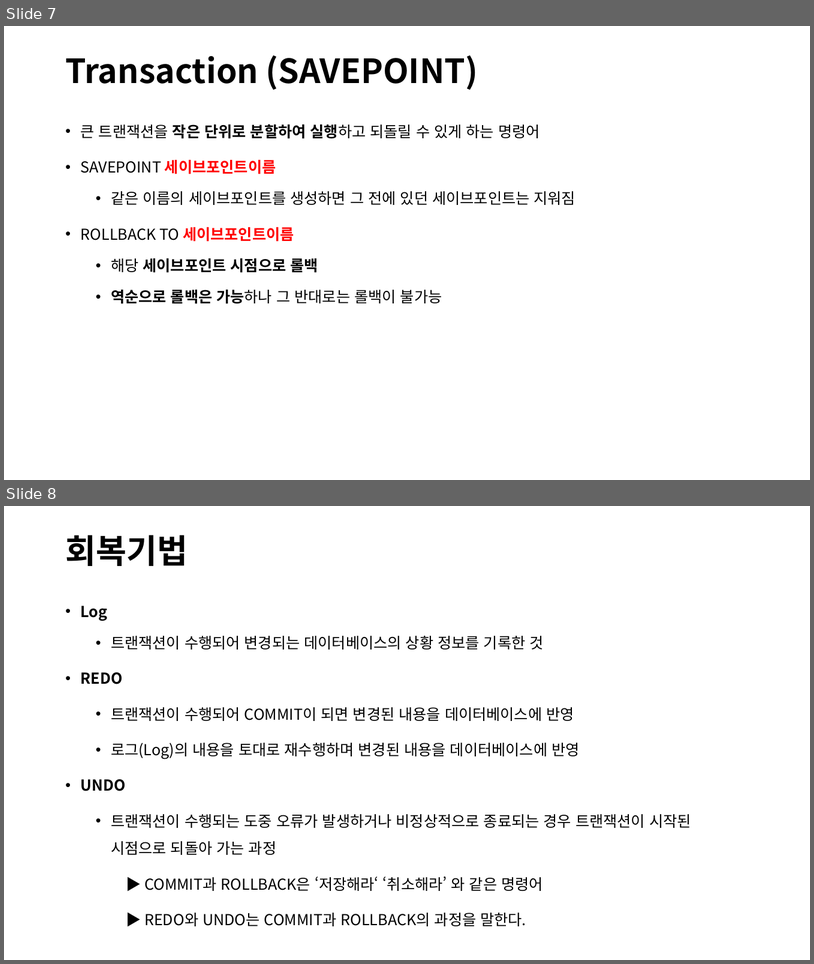
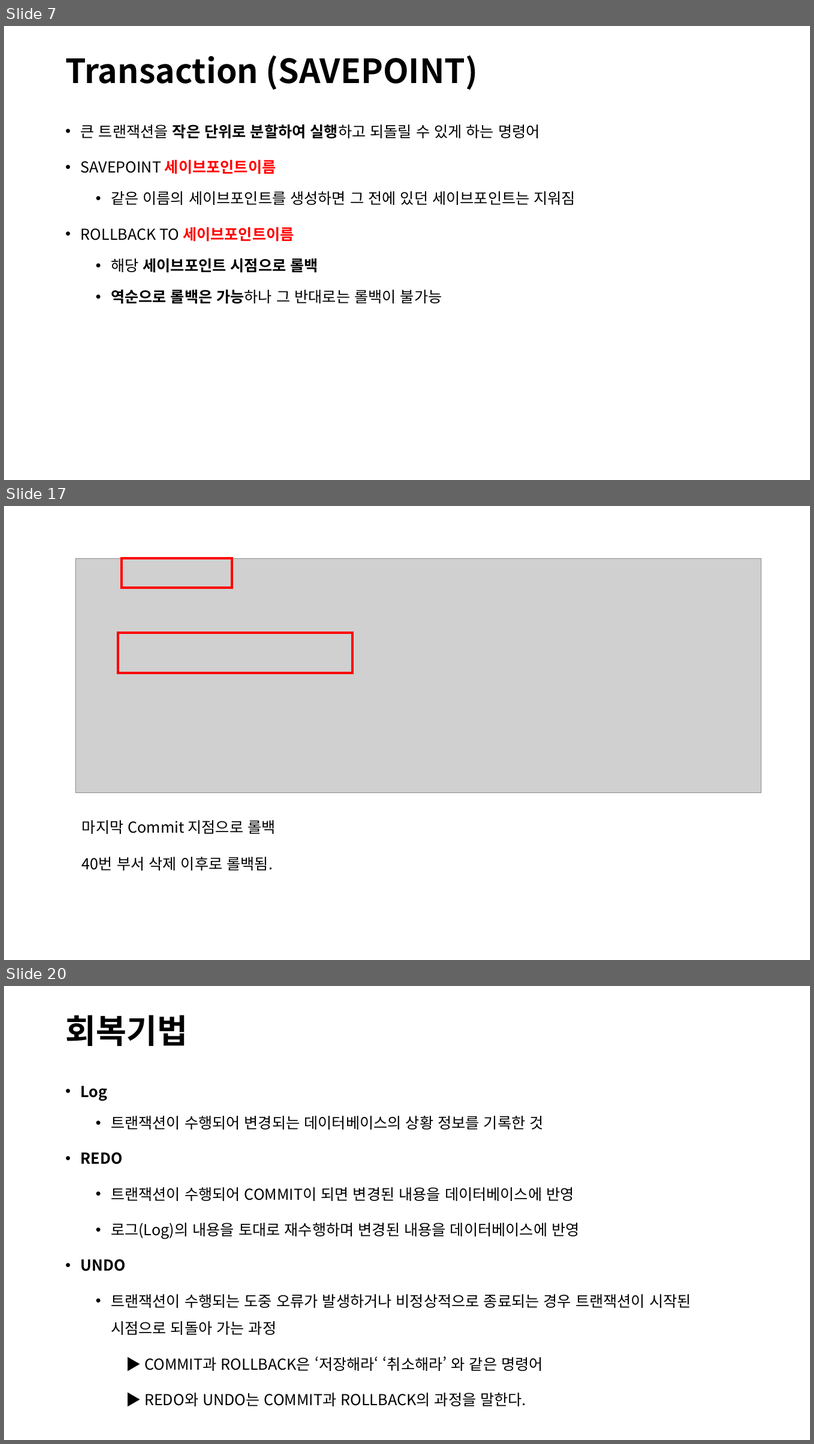
Before and after one commit to lhs501/mirim, a slide deck: 8-SQL-TCL_-_Transaction.pptx. Shown one above the other, each under a label of ours: slides 7 and 8 before the commit, slides 7, 17 and 20 after it; the slides between them are not shown. The pictures are 814x964 and 814x1444 pixels, drawn with LibreOffice and Linux fonts; fonts in the diff are those of the drawing; grey boxes stand for pictures. Boxes give left, top, right and bottom in pixels: in the first picture for what was removed or moved away, otherwise in the second. Text is boxed around its words. In the diff, an @@ line names an element or a change of style, - is before the commit and + after.

```diff
--- a/8-SQL-TCL_-_Transaction.pptx
+++ b/8-SQL-TCL_-_Transaction.pptx
@@ slide 17 added at [4,506,810,960], background #FFFFFF @@
@@ picture added at [76,558,762,792] @@
@@ rectangle added at [122,558,232,588], outline #FF0000 3 pt @@
@@ rectangle added at [119,633,353,673], outline #FF0000 3 pt @@
@@ text added at [82,820,275,870], 18 pt, text #000000 @@
+마지막 Commit 지점으로 롤백
+40번 부서 삭제 이후로 롤백됨.
@@ what was slide 8 is now slide 20 @@
```
Also in this commit, not shown: 11 other slides added.
